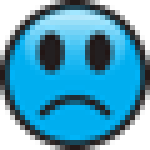
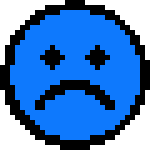
Two versions of the same layered image (150px x 150px). Layer-by-layer changes:
renamed "Pasted Layer" to "eyes", painted on it over [0, 0, 150, 150]
added layer "Layer copy #1" above "Layer copy" over [35, 80, 115, 110]
added layer "Layer copy" above "Pasted Layer" over [0, 0, 150, 150]
